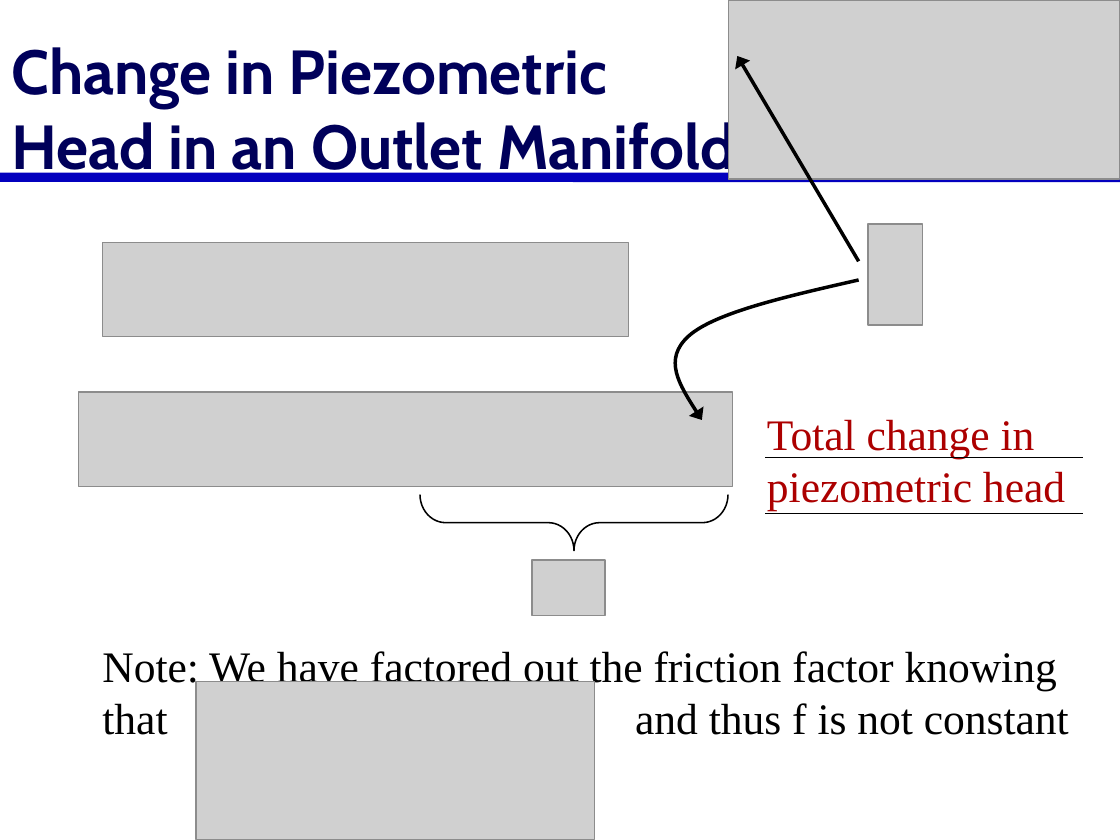
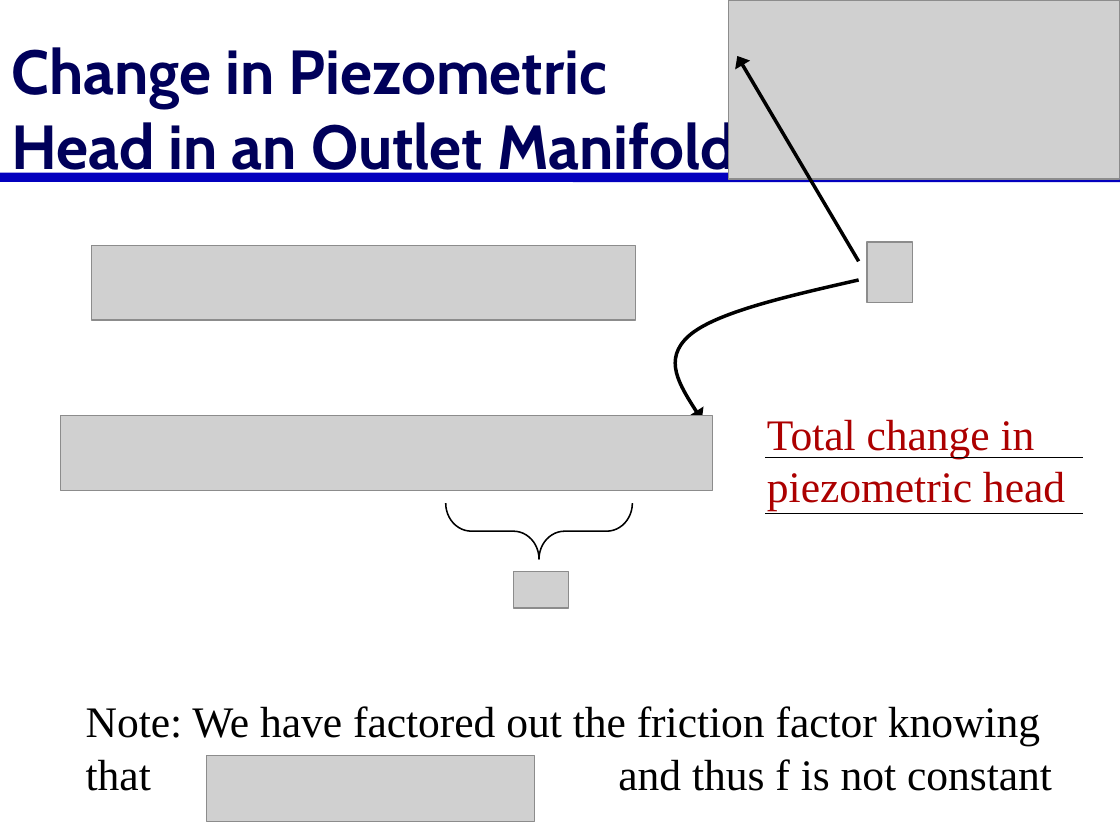
Before and after one commit to AguaClara/SWOT, a slide deck: slide 25 of Lectures/In Class/Manifolds.pptx (slide 19 before the commit). Drawn at 1120x840 pixels with LibreOffice and Linux fonts; fonts in the diff are those of the drawing; grey boxes stand for pictures. Boxes give left, top, right and bottom in pixels: in the first picture for what was removed or moved away, otherwise in the second. Text is boxed around its words. In the diff, an @@ line names an element or a change of style, - is before the commit and + after.

```diff
--- a/Lectures/In Class/Manifolds.pptx
+++ b/Lectures/In Class/Manifolds.pptx
@@ picture removed at bbox=[868, 224, 923, 325] @@
@@ picture: place and size @@
-picture at bbox=[103, 243, 628, 337]
+picture at bbox=[92, 245, 636, 320]
@@ picture added at bbox=[867, 242, 912, 302] @@
@@ picture: place and size @@
-picture at bbox=[78, 392, 732, 487]
+picture at bbox=[60, 416, 712, 491]
@@ left brace: place and size @@
-left brace at bbox=[421, 494, 729, 550]
+left brace at bbox=[445, 503, 632, 559]
@@ picture removed at bbox=[532, 560, 605, 616] @@
@@ picture added at bbox=[513, 571, 568, 608] @@
@@ text "Note: We have factored out ...": place and size @@
-text "Note: We have factored out ..." at bbox=[102, 651, 1069, 735]
+text "Note: We have factored out ..." at bbox=[86, 706, 1052, 791]
@@ picture removed at bbox=[196, 681, 595, 840] @@
@@ picture added at bbox=[206, 755, 534, 821] @@
```
Also in this commit, not shown: 17 other slides changed, 11 slides added, 4 other files.
